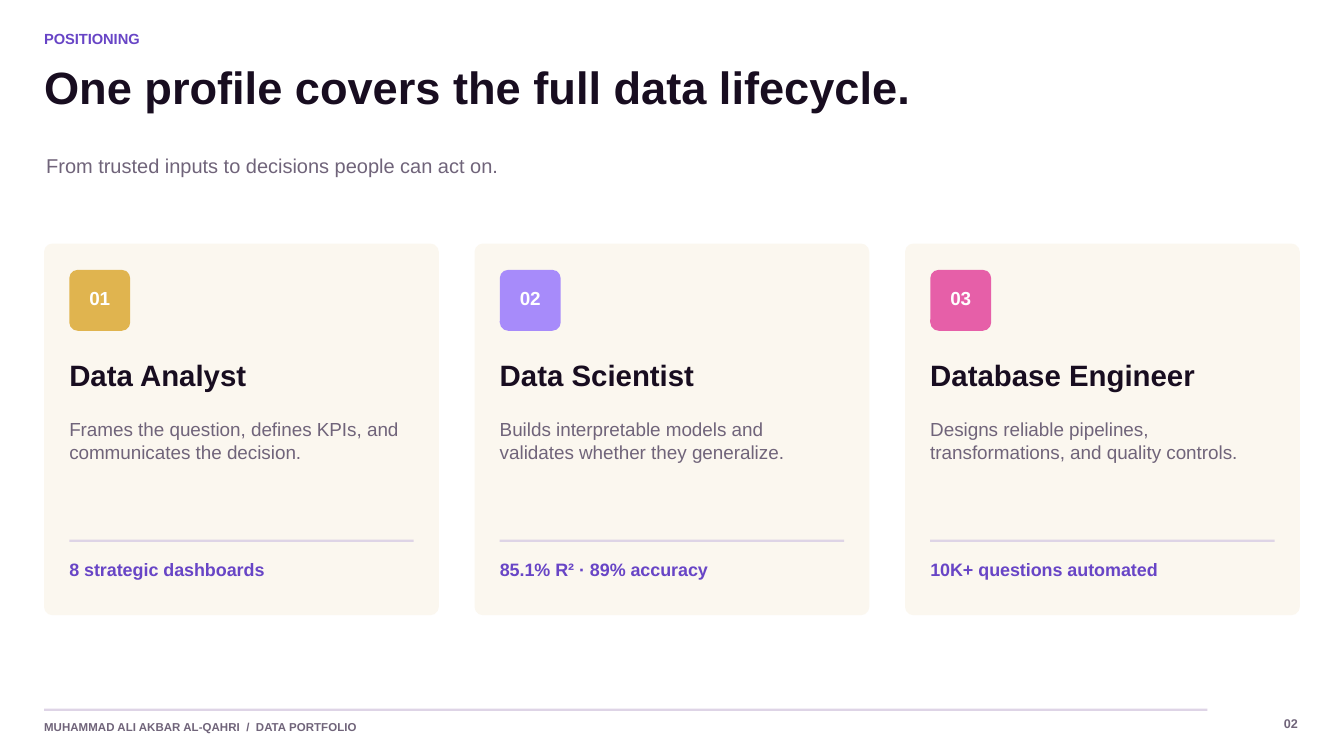
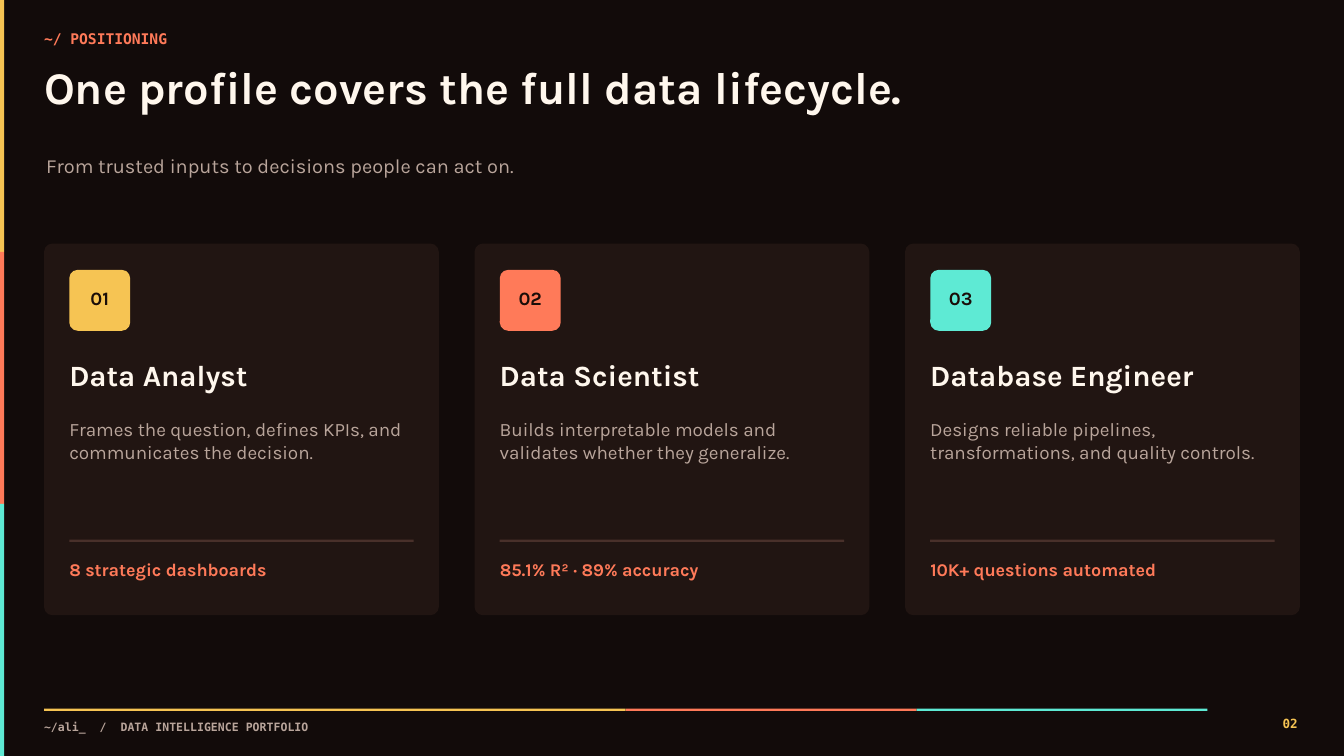
Before and after one commit to akbaralqahri/portofolio, a slide deck: slide 2 of outputs/Muhammad_Ali_Akbar_Al-Qahri_Portfolio.pptx. Drawn at 1344x756 pixels with LibreOffice and Linux fonts; fonts in the diff are those of the drawing. Boxes give left, top, right and bottom in pixels: in the first picture for what was removed or moved away, otherwise in the second. Text is boxed around its words. In the diff, an @@ line names an element or a change of style, - is before the commit and + after.

```diff
--- a/outputs/Muhammad_Ali_Akbar_Al-Qahri_Portfolio.pptx
+++ b/outputs/Muhammad_Ali_Akbar_Al-Qahri_Portfolio.pptx
@@ rectangle added at [0,0,1344,756], fill #120B0A @@
@@ rectangle added at [0,0,4,252], fill #F6C453 @@
@@ text at [70,33,167,45]: text changed; font Arial to DejaVu Sans Mono; text colour #6845C6 to #FF7A59 @@
-POSITIONING
+~/ POSITIONING
@@ rectangle added at [0,252,4,504], fill #FF7A59 @@
@@ fill #FBF7EF to #211512 in 3 elements at [44,244,440,616], [475,244,870,616], [905,244,1301,616] @@
@@ rounded rectangle at [70,270,130,331]: fill #E0B44F to #F6C453 @@
@@ rounded rectangle at [500,270,561,331]: fill #A78BFA to #FF7A59 @@
@@ font Arial to Karla, text colour #FFFFFF to #1A0D08 in 3 elements at [90,292,109,306], [519,292,542,306], [949,292,973,306] @@
@@ rounded rectangle at [931,270,991,331]: fill #E65FA8 to #5EEAD4 @@
@@ font Arial to Karla, text colour #180D20 to #FFF7ED in 4 elements at [44,72,902,116], [69,366,248,393], [500,365,699,387], [930,365,1193,393] @@
@@ font Arial to Karla, text colour #70647A to #B9A59B in 4 elements at [46,159,514,178], [69,423,401,459], [500,423,789,464], [930,423,1254,464] @@
@@ rectangle added at [0,504,4,756], fill #5EEAD4 @@
@@ fill #DED4E6 to #49302A in 3 elements at [70,539,414,541], [500,539,845,541], [931,539,1275,541] @@
@@ font Arial to Karla, text colour #6845C6 to #FF7A59 in 3 elements at [69,563,267,581], [500,564,698,581], [930,563,1157,581] @@
@@ rectangle removed at [44,709,1208,711] @@
@@ rectangle added at [44,709,626,711], fill #F6C453 @@
@@ rectangle added at [626,709,918,711], fill #FF7A59 @@
@@ rectangle added at [917,709,1208,711], fill #5EEAD4 @@
@@ text "02" at [1283,718,1298,728]: font Arial to DejaVu Sans Mono, text colour #70647A to #F6C453 @@
@@ text at [44,722,309,734]: text changed; font Arial to DejaVu Sans Mono; text colour #70647A to #B9A59B @@
-MUHAMMAD ALI AKBAR AL-QAHRI / DATA PORTFOLIO
+~/ali_ / DATA INTELLIGENCE PORTFOLIO
```
Also in this commit, not shown: 10 other slides changed, 4 other files.
